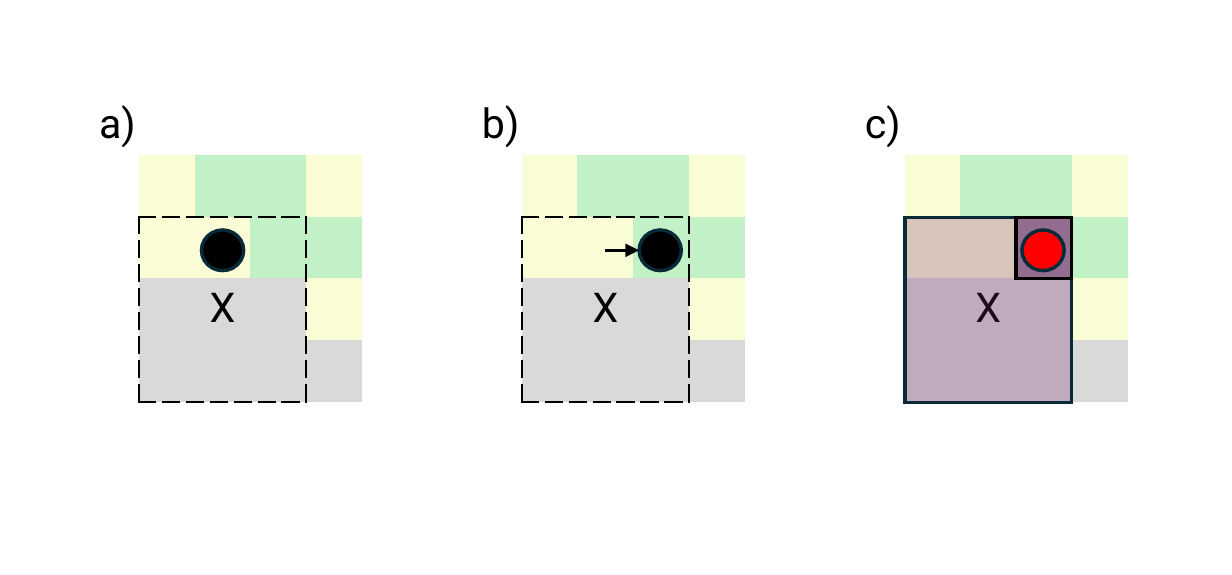
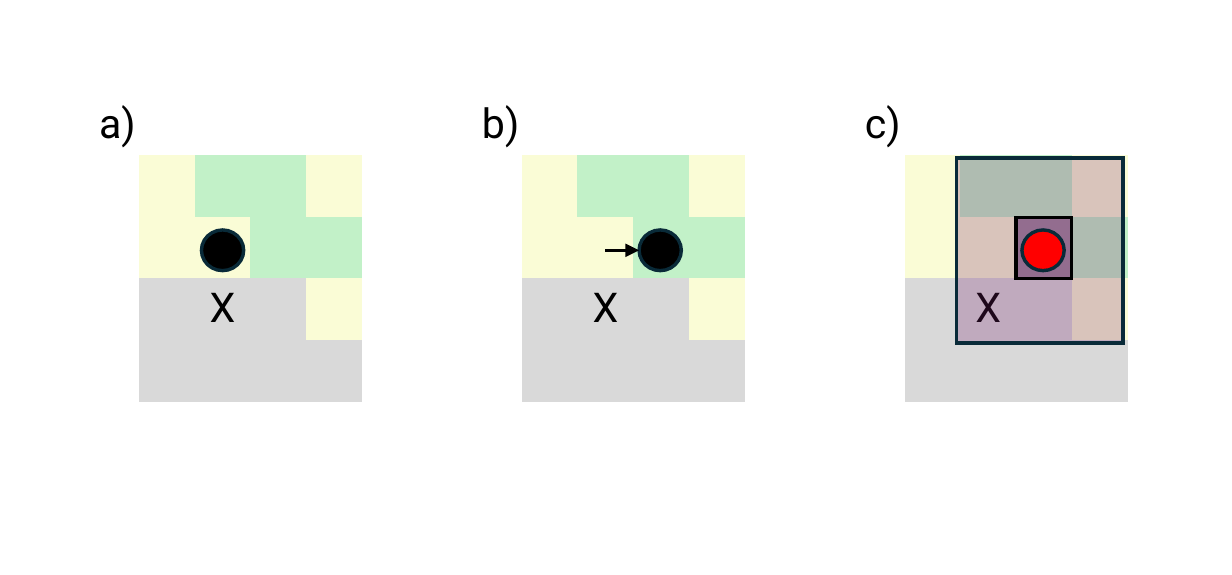
Before and after one commit to Beasley015/Urban-rabies-sim, a slide deck: slide 1 of MovementFigure.pptx. Drawn at 1232x575 pixels with LibreOffice and Linux fonts; fonts in the diff are those of the drawing. Boxes give left, top, right and bottom in pixels: in the first picture for what was removed or moved away, otherwise in the second. Text is boxed around its words. In the diff, an @@ line names an element or a change of style, - is before the commit and + after.

```diff
--- a/MovementFigure.pptx
+++ b/MovementFigure.pptx
@@ table at <box>82,156,361,465</box> @@
@@ borders changed @@
@@ table at <box>467,156,746,465</box> @@
@@ borders changed @@
@@ table at <box>849,156,1129,465</box> @@
@@ borders changed @@
@@ rectangle: place and size @@
-rectangle at <box>905,217,1071,402</box>
+rectangle at <box>956,158,1122,343</box>
```
Also in this commit, not shown: 16 other files.
